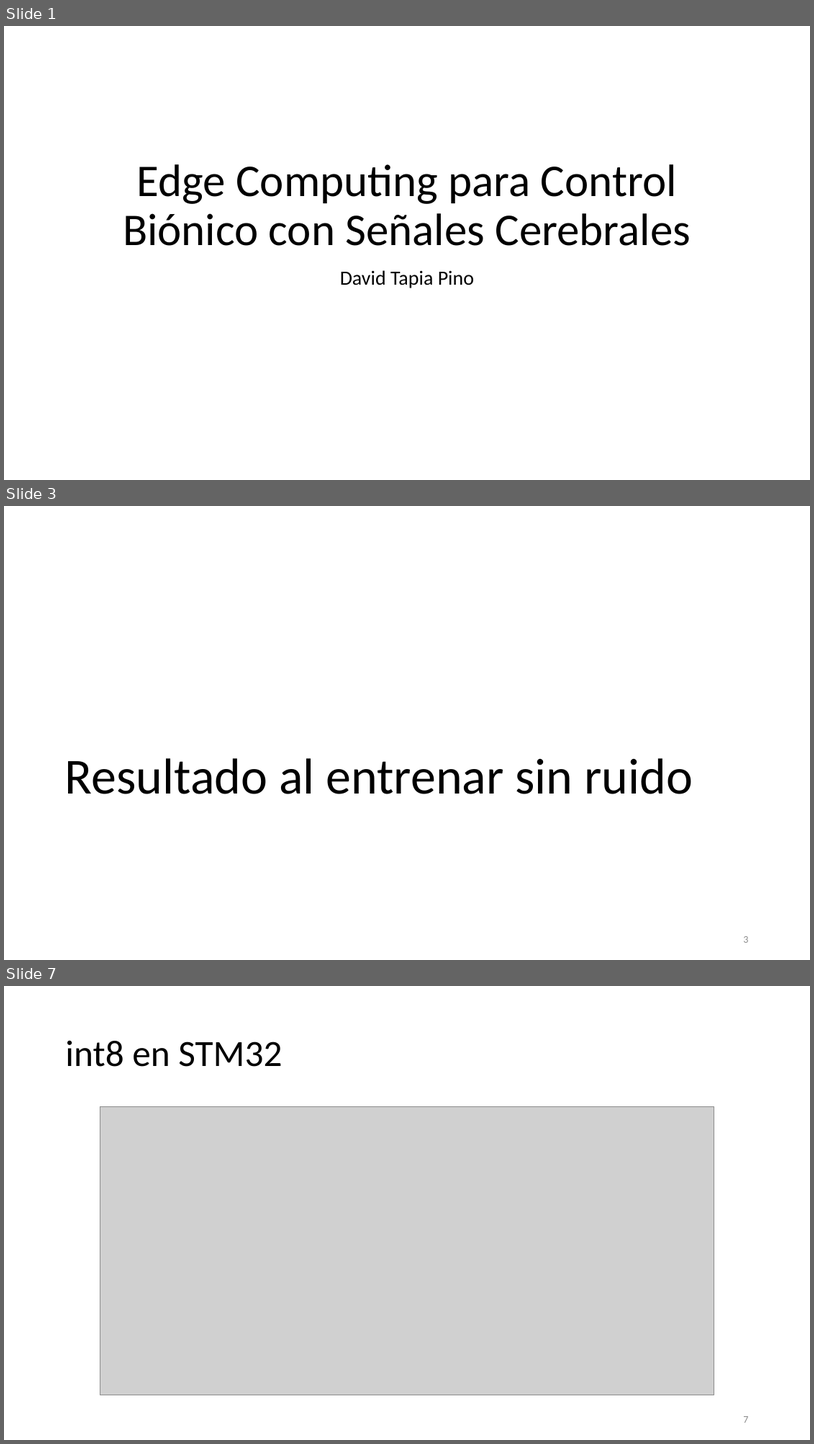
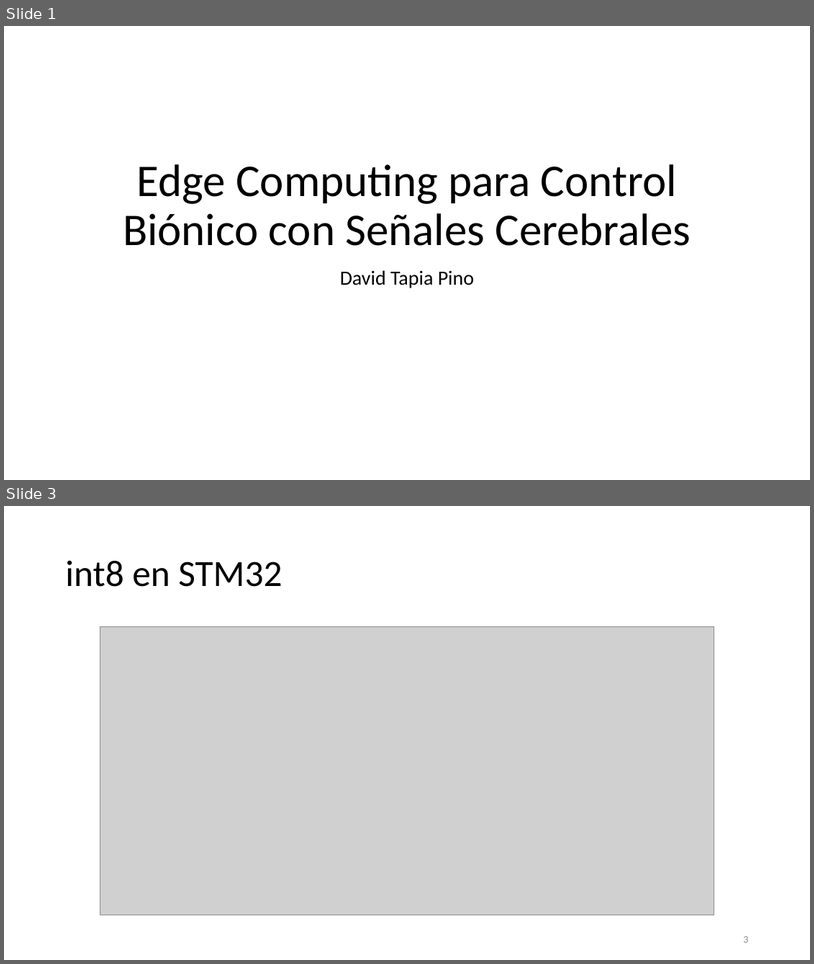
Before and after one commit to Daivd093/EdgeAI4BionicControl, a slide deck: Edge Computing para Control Biónico con Señales Cerebrales.pptx. Shown one above the other, each under a label of ours: slides 1, 3 and 7 before the commit, slides 1 and 3 after it; the slides between them are not shown. The pictures are 814x1444 and 814x964 pixels, drawn with LibreOffice and Linux fonts; fonts in the diff are those of the drawing; grey boxes stand for pictures. Boxes give left, top, right and bottom in pixels: in the first picture for what was removed or moved away, otherwise in the second. Text is boxed around its words. In the diff, an @@ line names an element or a change of style, - is before the commit and + after.

```diff
--- a/Edge Computing para Control Biónico con Señales Cerebrales.pptx
+++ b/Edge Computing para Control Biónico con Señales Cerebrales.pptx
@@ slide 3 removed at bbox=[4, 506, 810, 960], background #FFFFFF @@
@@ title removed at bbox=[65, 758, 694, 794] @@
-Resultado al entrenar sin ruido
@@ page number removed at bbox=[743, 936, 748, 942] @@
-3
@@ what was slide 7 is now slide 3 @@
@@ page number at bbox=[743, 936, 748, 942]: text changed @@
-7
+3
```
Also in this commit, not shown: 5 slides added, 7 other slides removed, 5 other files.
